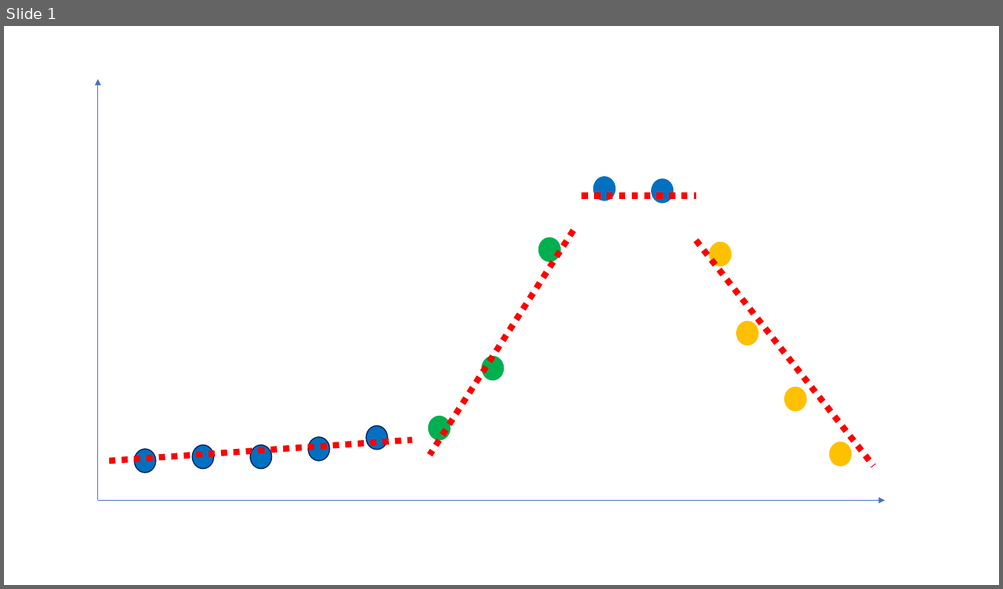
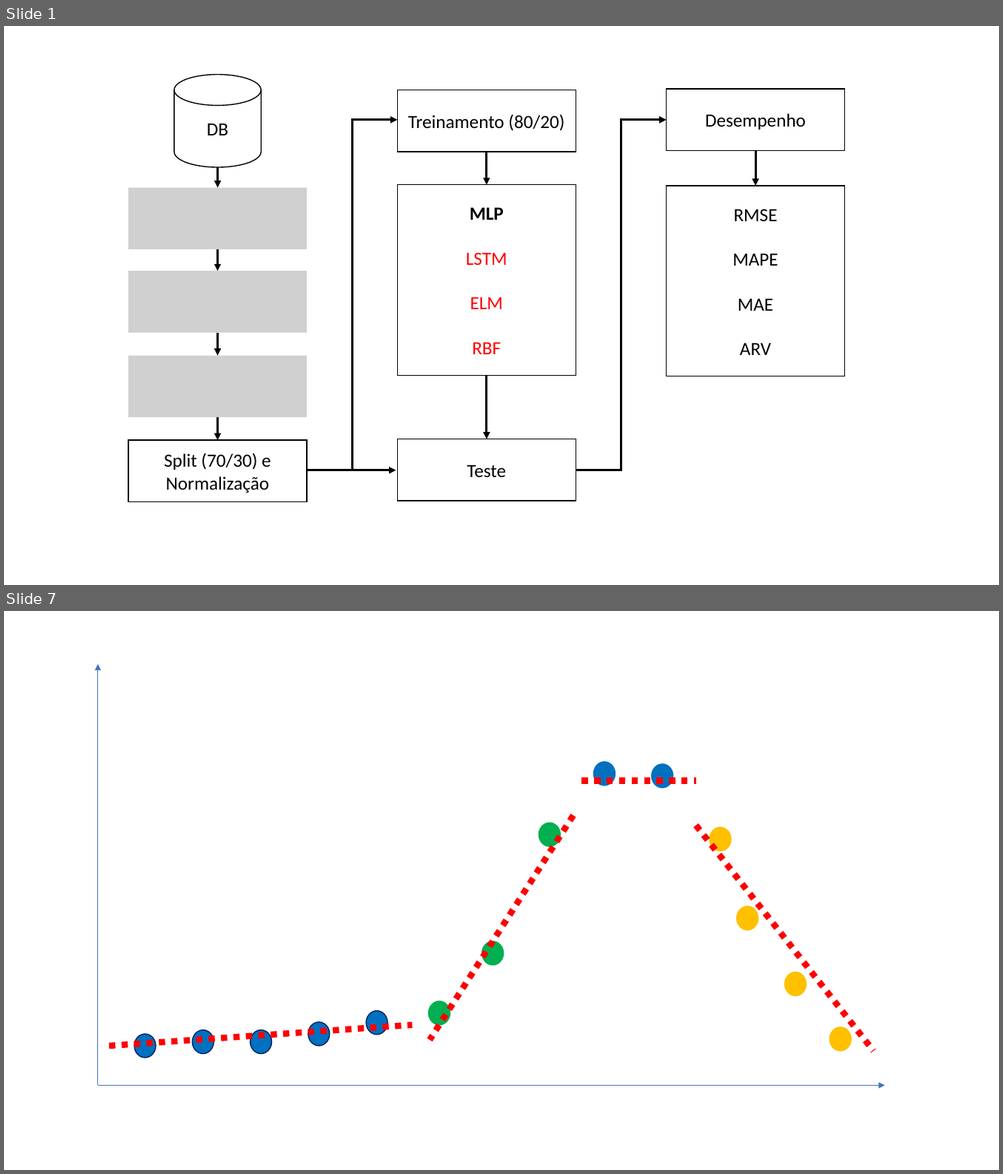
Before and after one commit to jairpaulino/covid-forecasting, a slide deck: General.pptx. Shown one above the other, each under a label of ours: slide 1 before the commit, slides 1 and 7 after it; the slides between them are not shown. The pictures are 1003x589 and 1003x1174 pixels, drawn with LibreOffice and Linux fonts; fonts in the diff are those of the drawing; grey boxes stand for pictures. Boxes give left, top, right and bottom in pixels: in the first picture for what was removed or moved away, otherwise in the second. Text is boxed around its words. In the diff, an @@ line names an element or a change of style, - is before the commit and + after.

```diff
--- a/General.pptx
+++ b/General.pptx
@@ slide 1 added at (4, 26, 999, 585), background #FFFFFF @@
@@ cylinder added at (174, 75, 261, 167), fill #FFFFFF, outline #000000 1 pt, 18 pt, text #000000 @@
+DB
@@ rectangle added at (397, 90, 575, 152), fill #FFFFFF, outline #000000 1 pt, 18 pt, text #000000 @@
+Treinamento (80/20)
@@ rectangle added at (666, 89, 845, 150), fill #FFFFFF, outline #000000 1 pt, 18 pt, text #000000 @@
+Desempenho
@@ elbow arrow added from (307, 471) to (397, 120), #000000 2.25 pt @@
@@ elbow arrow added from (575, 471) to (666, 120), #000000 2.25 pt @@
@@ arrow added from (486, 152) to (486, 185), #000000 2.25 pt @@
@@ arrow added from (755, 150) to (755, 186), #000000 2.25 pt @@
@@ arrow added from (217, 168) to (217, 188), #000000 2.25 pt @@
@@ picture added at (128, 188, 307, 249) @@
@@ rectangle added at (397, 185, 575, 376), fill #FFFFFF, outline #000000 1 pt, 18 pt, text #FF0000 @@
+MLP
+LSTM
+ELM
+RBF
@@ rectangle added at (666, 186, 845, 377), fill #FFFFFF, outline #000000 1 pt, 18 pt, text #000000 @@
+RMSE
+MAPE
+MAE
+ARV
@@ arrow added from (217, 249) to (217, 272), #000000 2.25 pt @@
@@ picture added at (128, 272, 307, 333) @@
@@ arrow added from (217, 332) to (217, 356), #000000 2.25 pt @@
@@ picture added at (128, 356, 307, 417) @@
@@ arrow added from (486, 376) to (486, 440), #000000 2.25 pt @@
@@ arrow added from (217, 417) to (217, 441), #000000 2.25 pt @@
@@ rectangle added at (128, 441, 307, 503), fill #FFFFFF, outline #000000 1 pt, 18 pt, text #000000 @@
+Split (70/30) e Normalização
@@ rectangle added at (397, 440, 575, 501), fill #FFFFFF, outline #000000 1 pt, 18 pt, text #000000 @@
+Teste
@@ arrow added from (307, 471) to (395, 471), #000000 2.25 pt @@
@@ what was slide 1 is now slide 7 @@
```
Also in this commit, not shown: 5 other slides added, 15 other files.
